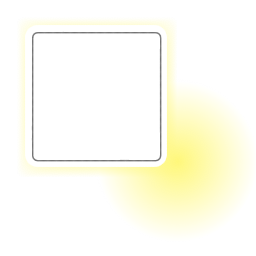
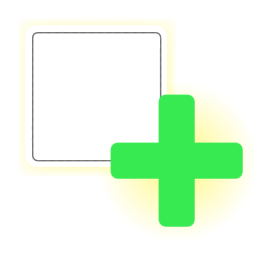
Revision of a layered 256×256 image; what changed, layer by layer:
showed "add_point" over [110, 94, 243, 227]
